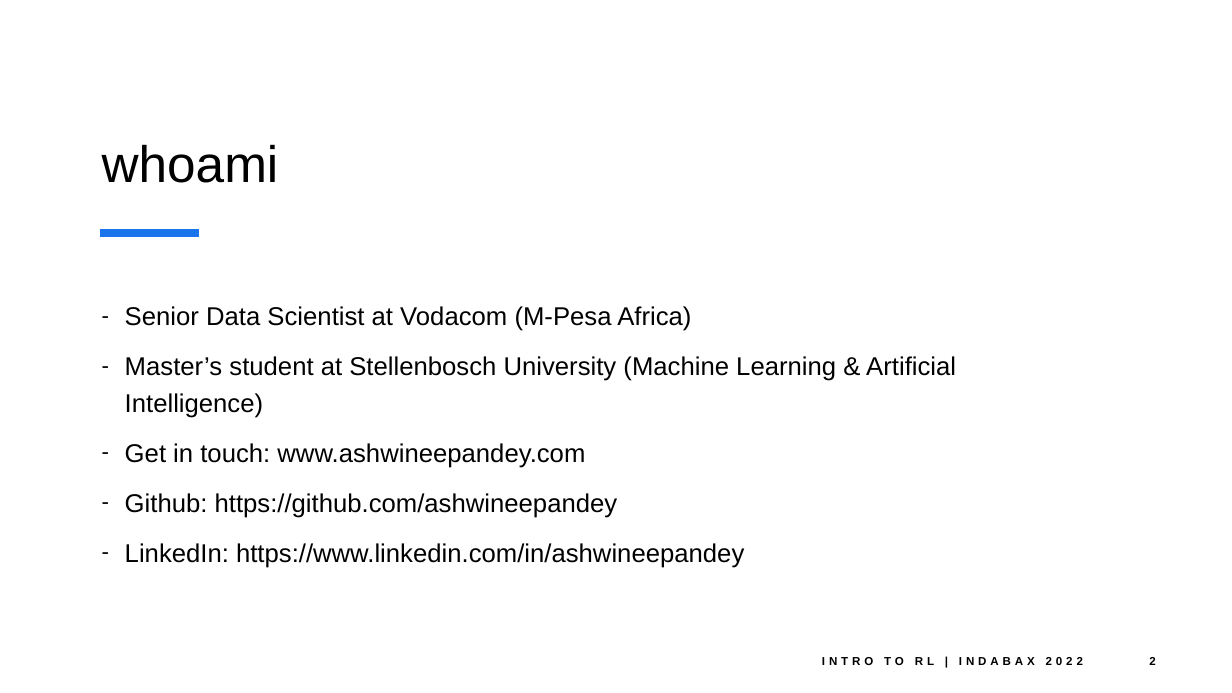
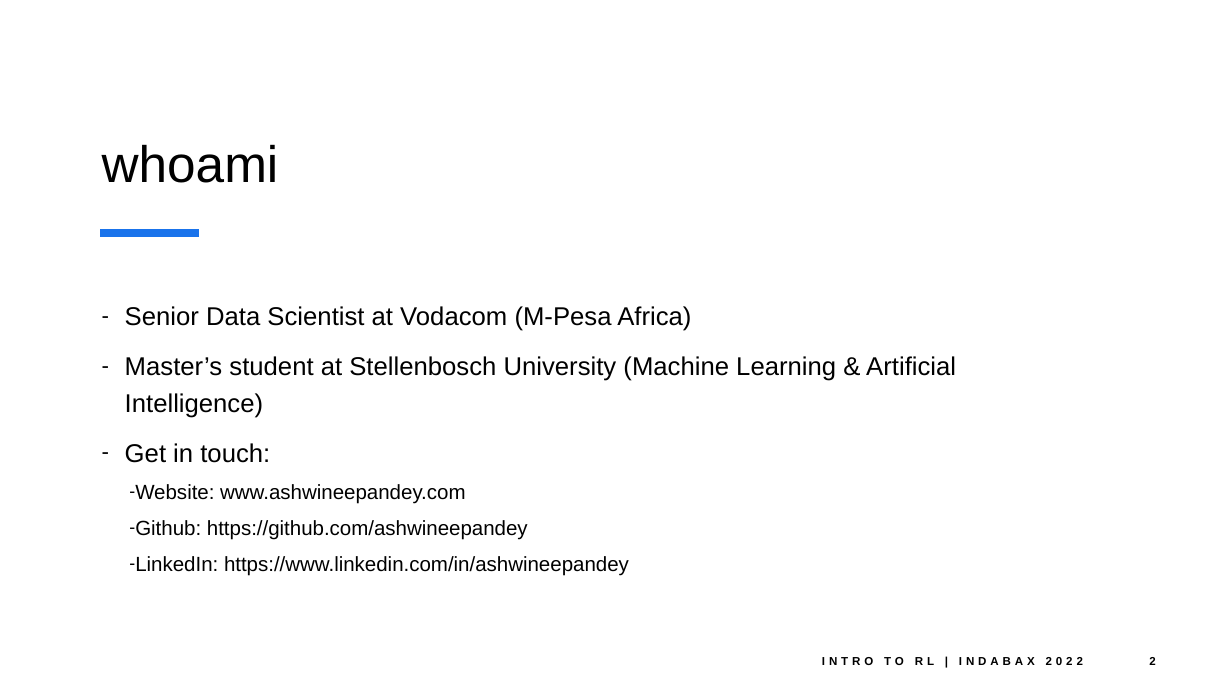
Before and after one commit to ashwineepandey/talk-indabax-2022, a slide deck: slide 2 of IntroToReinforcementLearning_IndabaX2022_001.pptx. Drawn at 1232x693 pixels with LibreOffice and Linux fonts; fonts in the diff are those of the drawing. Boxes give left, top, right and bottom in pixels: in the first picture for what was removed or moved away, otherwise in the second. Text is boxed around its words. In the diff, an @@ line names an element or a change of style, - is before the commit and + after.

```diff
--- a/IntroToReinforcementLearning_IndabaX2022_001.pptx
+++ b/IntroToReinforcementLearning_IndabaX2022_001.pptx
@@ text at <box>125,443,465,504</box>: text changed; size 20 to 16 pt @@
-– Get in touch: www.ashwineepandey.com
+– Get in touch:
+  – Website: www.ashwineepandey.com
@@ text at <box>135,520,629,576</box>: size 20 to 16 pt in "Github: https://github.com/ashwineepandey", "LinkedIn: https://www.linkedin.com/in/ashwineepandey"; list level 1 to 2 in "Github: https://github.com/ashwineepandey"; list level 1 to 2 in "LinkedIn: https://www.linkedin.com/in/ashwineepandey" @@
```
Also in this commit, not shown: 5 other slides changed, 2 slides added, 2 slides removed, 1 other file.
